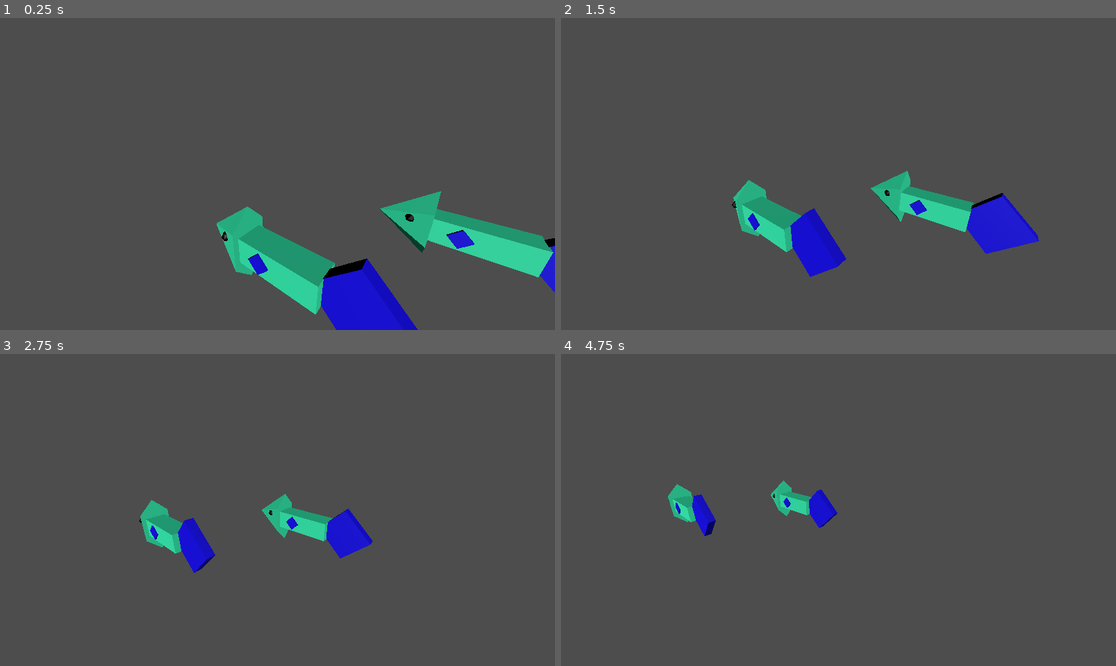
Above: before the commit, frames 1-4 (two rows, left to right).
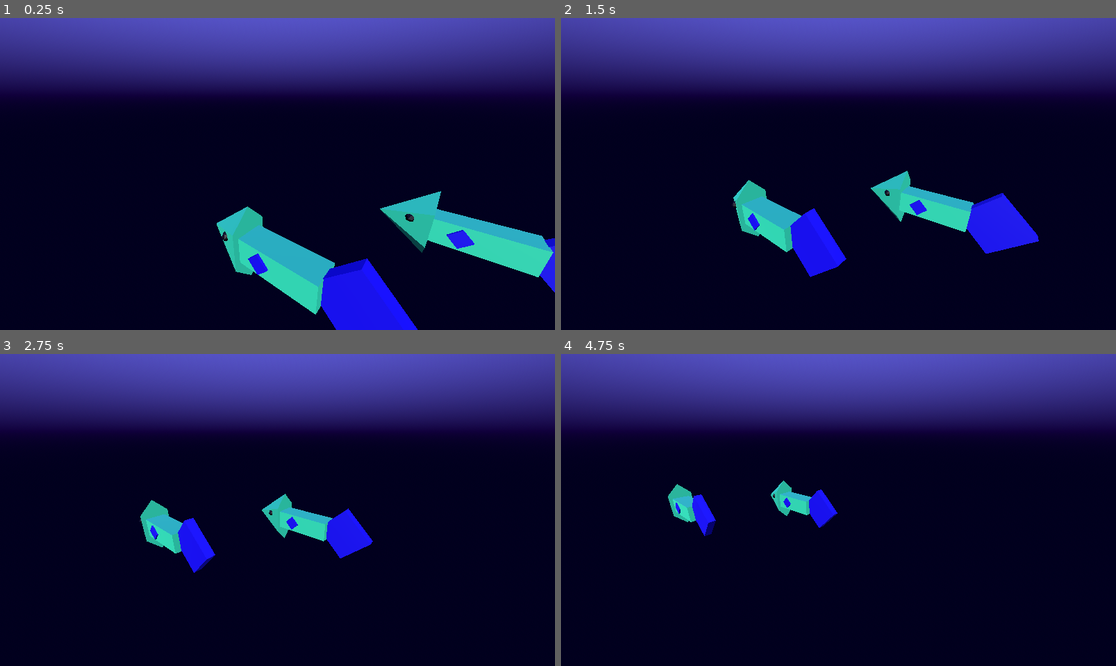
Above: after the commit, the same moments.

Repository: kennebel/RandomPlay
Game: Godot game, scene res://Scenes/world.tscn
Two runs of this game, one before a commit and one after it. Both use one fixed random seed, a clock stepped at 60 frames per second and the inputs below.
Inputs:
- Up to frame 1 (0.25 s): no input
- Up to frame 2 (1.5 s): no input
- Up to frame 3 (2.75 s): no input
- Up to frame 4 (4.75 s): no input

The runs differ from the first frame. In frame 1, 97% of the frame differs, in the area x 0-100%, y 0-100%; in frame 2, 99%; in frame 3, 99%; in frame 4, 100%.

Commit message:
More appropriate sky box

Diff:
--- a/Scenes/world.tscn
+++ b/Scenes/world.tscn
@@ -1,11 +1,25 @@
-[gd_scene load_steps=2 format=3 uid="uid://dwrh7or6aypdn"]
+[gd_scene load_steps=5 format=3 uid="uid://dwrh7or6aypdn"]
 
 [ext_resource type="PackedScene" uid="uid://bc6aaoxetwtwy" path="res://Prefabs/fish_base.tscn" id="1_0woln"]
+
+[sub_resource type="ProceduralSkyMaterial" id="ProceduralSkyMaterial_22i1h"]
+sky_top_color = Color(0.424999, 0.429018, 0.971378, 1)
+sky_horizon_color = Color(0.0689043, 0.0164592, 0.213497, 1)
+ground_bottom_color = Color(0.0307657, 0.00617895, 0.125892, 1)
+ground_horizon_color = Color(0.0705882, 0.0156863, 0.211765, 1)
+
+[sub_resource type="Sky" id="Sky_kp1f4"]
+sky_material = SubResource("ProceduralSkyMaterial_22i1h")
+
+[sub_resource type="Environment" id="Environment_3774m"]
+background_mode = 2
+sky = SubResource("Sky_kp1f4")
 
 [node name="world" type="Node3D"]
 
 [node name="Camera3D" type="Camera3D" parent="."]
 transform = Transform3D(0.618957, 0.276974, -0.734968, -9.10369e-09, 0.935758, 0.352642, 0.785425, -0.21827, 0.579194, -2.70435, 3.26508, 1.50986)
+environment = SubResource("Environment_3774m")
 
 [node name="DirectionalLight3D" type="DirectionalLight3D" parent="."]
 transform = Transform3D(0.554003, 0.307904, -0.773483, -0.029447, 0.935758, 0.35141, 0.831994, -0.171906, 0.527479, -2.15735, 4.9275, 1.20447)
